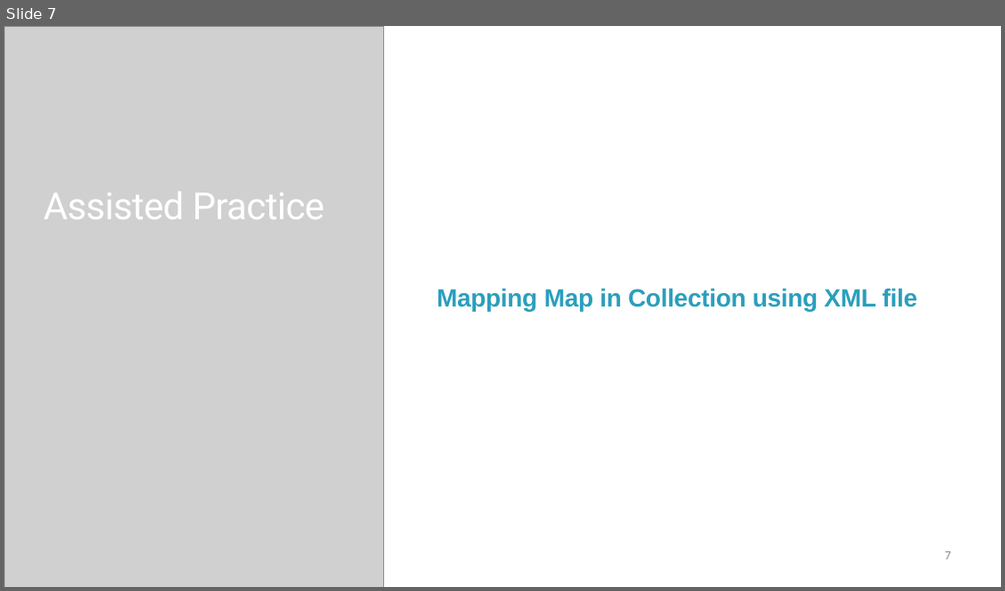
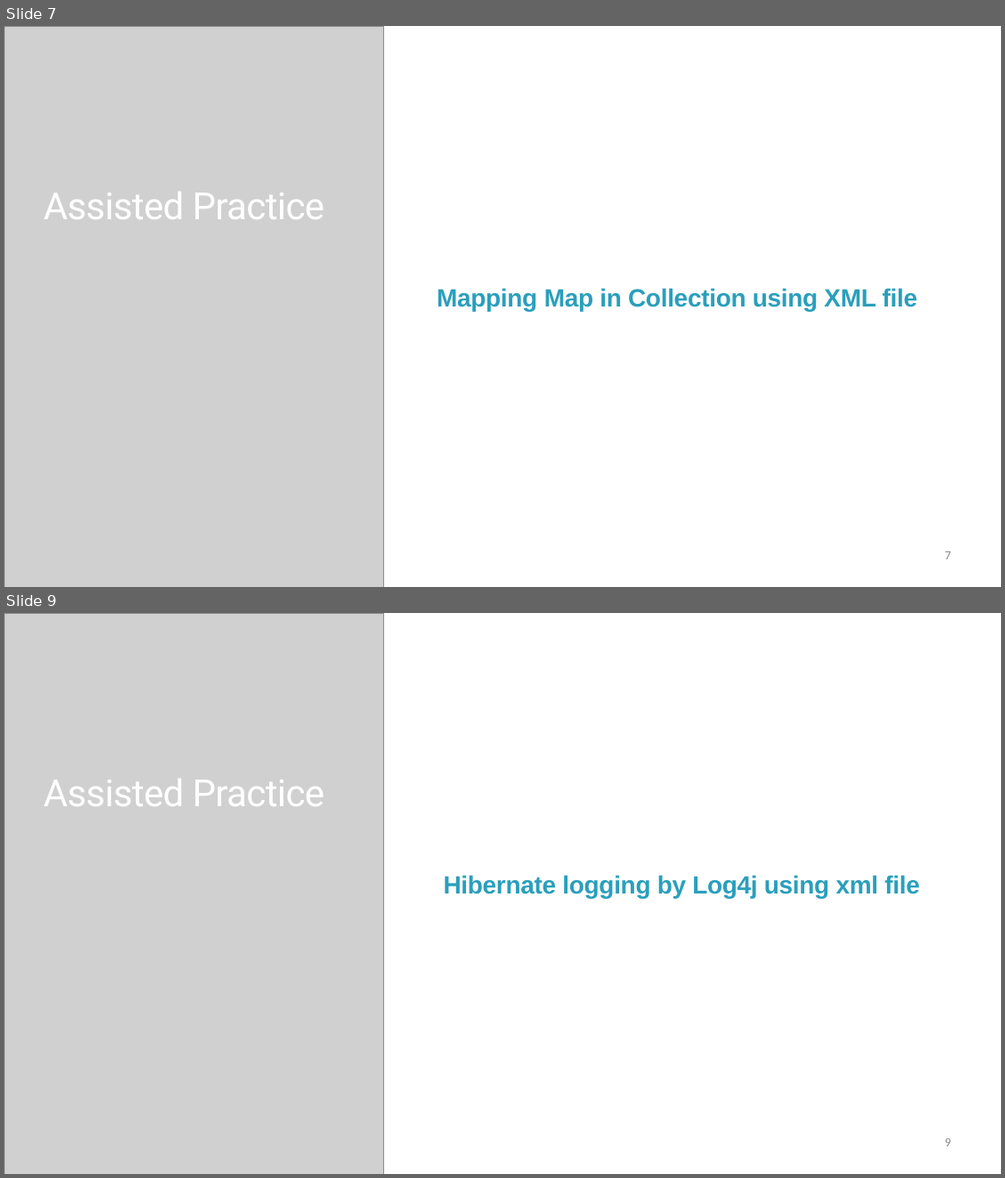
Before and after one commit to StevenJoseph19/DXC-FSD, a slide deck: 2. Web Development and Database/Day 13/Slides/3. Collection Mapping and Logging in Hibernate/collection-mapping-and-logging-in-hibernate-slides.pptx. Shown one above the other, each under a label of ours: slide 7 before the commit, slides 7 and 9 after it; the slides between them are not shown. The pictures are 1005x591 and 1005x1178 pixels, drawn with LibreOffice and Linux fonts; fonts in the diff are those of the drawing; grey boxes stand for pictures. Boxes give left, top, right and bottom in pixels: in the first picture for what was removed or moved away, otherwise in the second. Text is boxed around its words. In the diff, an @@ line names an element or a change of style, - is before the commit and + after.

```diff
--- a/2. Web Development and Database/Day 13/Slides/3. Collection Mapping and Logging in Hibernate/collection-mapping-and-logging-in-hibernate-slides.pptx
+++ b/2. Web Development and Database/Day 13/Slides/3. Collection Mapping and Logging in Hibernate/collection-mapping-and-logging-in-hibernate-slides.pptx
@@ slide 9 added at [4, 613, 1001, 1174], background #FFFFFF @@
@@ picture added at [4, 613, 383, 1174] @@
@@ text added at [43, 779, 325, 806], 54 pt, text #FFFFFF @@
+Assisted Practice
@@ text added at [444, 875, 920, 898], 36 pt, text #2A9FBC, bold @@
+Hibernate logging by Log4j using xml file
@@ page number added at [945, 1138, 951, 1146], 18 pt, text #8C8C8C @@
+9
```
Also in this commit, not shown: 2 other slides added, 9 other files.
